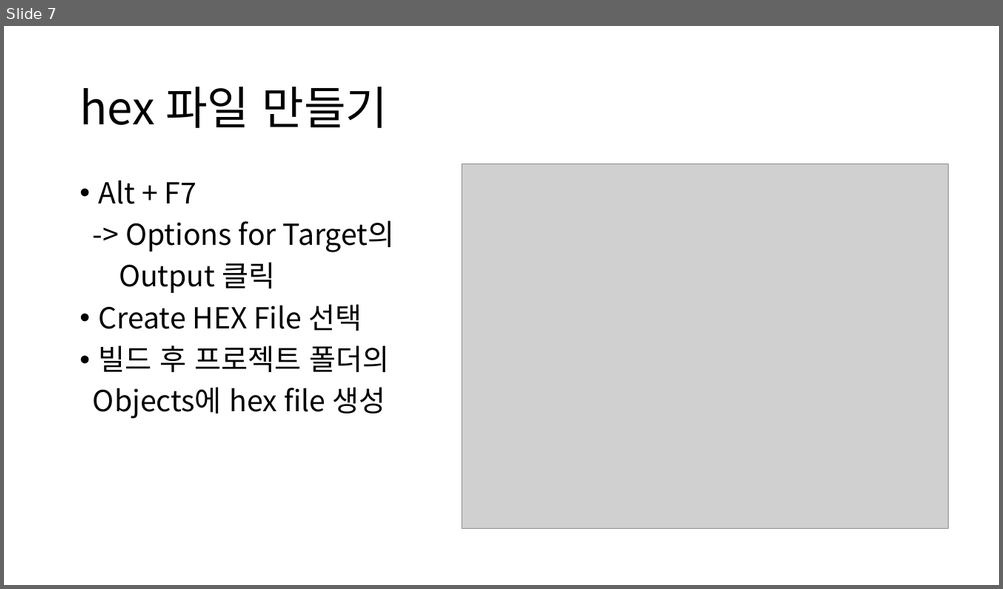
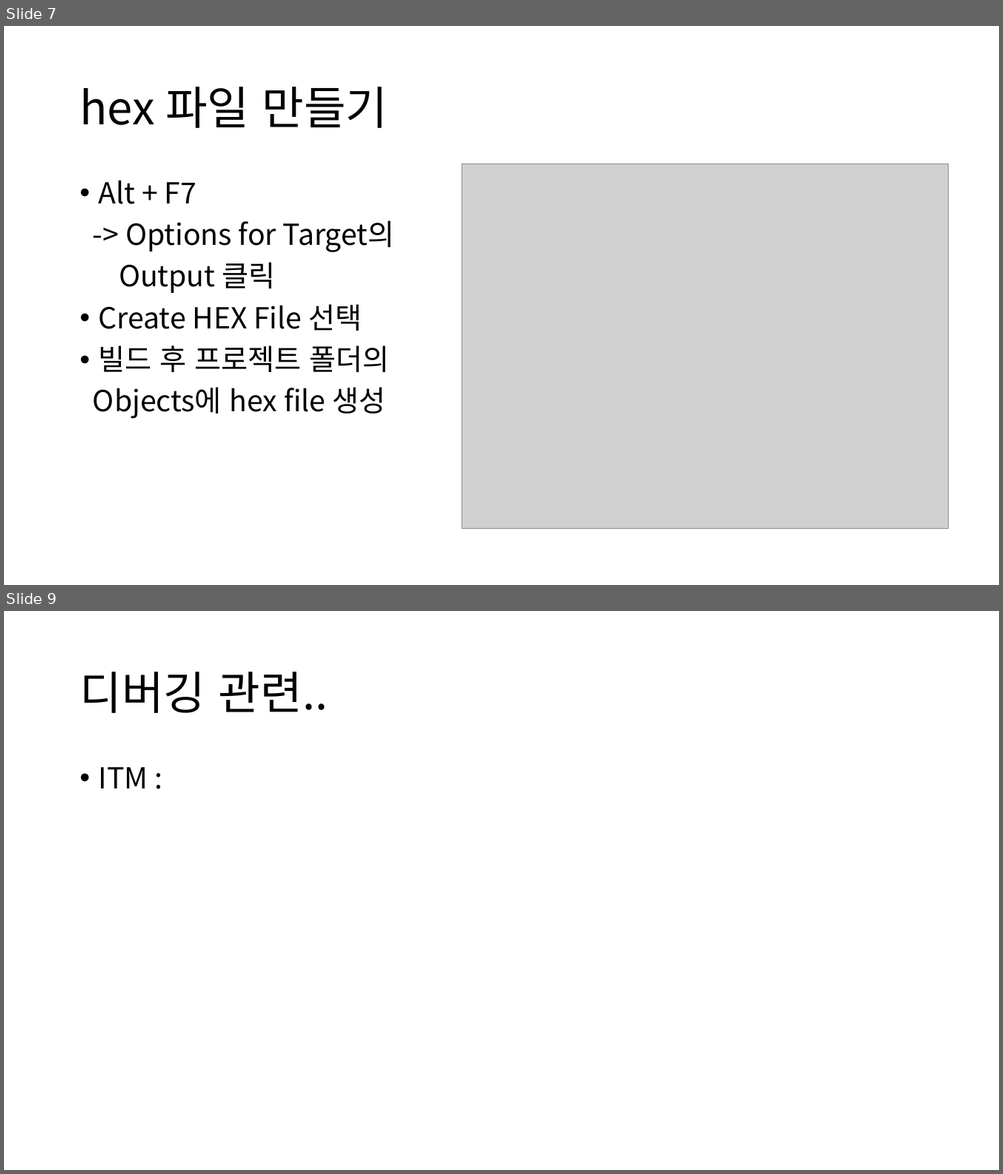
Before and after one commit to cosy07/routing, a slide deck: c_netproject/keil 환경 설정.pptx. Shown one above the other, each under a label of ours: slide 7 before the commit, slides 7 and 9 after it; the slides between them are not shown. The pictures are 1003x589 and 1003x1174 pixels, drawn with LibreOffice and Linux fonts; fonts in the diff are those of the drawing; grey boxes stand for pictures. Boxes give left, top, right and bottom in pixels: in the first picture for what was removed or moved away, otherwise in the second. Text is boxed around its words. In the diff, an @@ line names an element or a change of style, - is before the commit and + after.

```diff
--- a/c_netproject/keil 환경 설정.pptx
+++ b/c_netproject/keil 환경 설정.pptx
@@ slide 9 added at (4,611,999,1170), background #FFFFFF @@
@@ title added at (79,672,328,713), 44 pt, text #000000 @@
+디버깅 관련..
@@ text added at (99,767,148,789), 28 pt, text #000000 @@
+• ITM :
```
Also in this commit, not shown: 2 other slides added, 54 other files.
